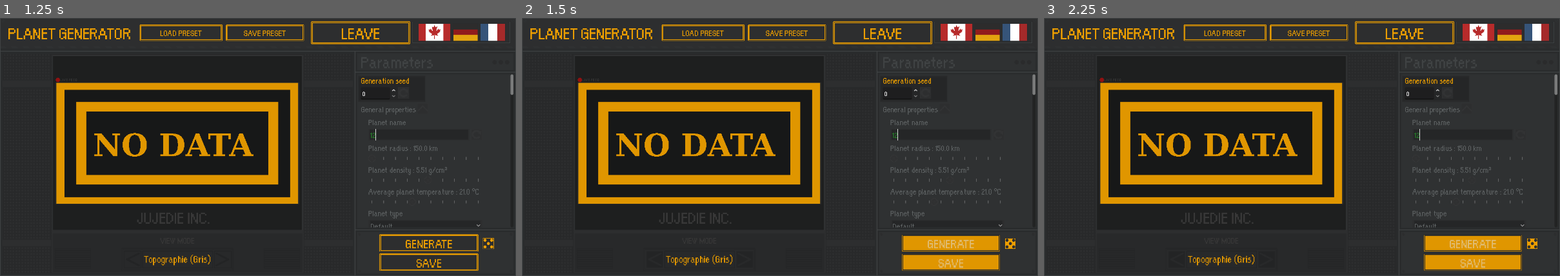
Above: before the commit, frames 1-3 (left to right).
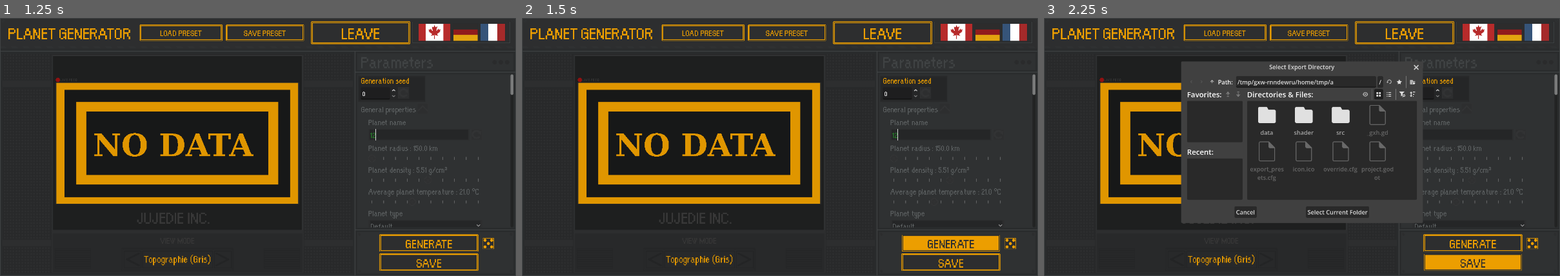
Above: after the commit, the same moments.

Repository: Jujedie/PlanetGenerator
Game: Godot game, scene res://data/scn/master.tscn
Same seed, same stepped clock (60 frames per second), same inputs: the game is played once before the commit and once after it.
Inputs (mouse positions are in pixels of both pictures, inside the frame that each line leads up to):
- Up to frame 1 (1.25 s): click (417, 134) at 0.52 s; type "12" at 0.6 s
- Up to frame 2 (1.5 s): click "GENERATE" at 1.25 s
- Up to frame 3 (2.25 s): click (1472, 263) at 2 s, where only the run after the commit has a clickable "SAVE"

Frame 1 is identical in both runs. In frame 2, 1.5% of the frame differs, in the area x 73-96%, y 85-98%; in frame 3, 15%, in the area x 26-96%, y 17-97%.

Commit message:
feat(gpu): Améliorer la gestion des ressources GPU avec un nettoyage centralisé et un device partagé

Diff:
--- a/src/classes/classes_gpu/gpu_context.gd
+++ b/src/classes/classes_gpu/gpu_context.gd
@@ -1,5 +1,10 @@
 extends RefCounted
 class_name GPUContext
+
+# Conserver un seul device Vulkan local pour toute l'application. Certains
+# pilotes imposent une limite pratique au nombre de créations/destructions
+# successives, même quand tous les RIDs ont été correctement libérés.
+static var _shared_rd: RenderingDevice = null
 
 # === CONSTANTES DE CONFIGURATION ===
 const FORMAT_STATE = RenderingDevice.DATA_FORMAT_R32G32B32A32_SFLOAT
@@ -74,10 +79,17 @@
 var pipelines: Dictionary = {}
 var uniform_sets: Dictionary = {}
 var resolution: Vector2i
+var _cleaned_up: bool = false
 
 func _init(resolution_param: Vector2i) -> void:
 	self.resolution = resolution_param
-	rd = RenderingServer.create_local_rendering_device()
+
+	if _shared_rd:
+		rd = _shared_rd
+	else:
+		rd = RenderingServer.create_local_rendering_device()
+		if rd:
+			_shared_rd = rd
 
 	if not rd:
 		push_error("❌ FATAL: Impossible de créer le RenderingDevice local")
@@ -967,10 +979,15 @@
 	return rd.texture_get_data(textures[tex_id], 0)
 
 # === NETTOYAGE ===
-func _exit_tree() -> void:
+func cleanup() -> void:
+	"""Libère les RIDs et la référence au RenderingDevice une seule fois."""
+	if _cleaned_up:
+		return
+	_cleaned_up = true
+
 	# Vérifier que le RenderingDevice est toujours valide
 	if not rd:
-		print("⚠️ RenderingDevice déjà libéré, skip cleanup")
+		print("⚠️ RenderingDevice déjà libéré, nettoyage ignoré")
 		return
 
 	# Libérer les ressources dans l'ordre inverse de création
@@ -998,4 +1015,18 @@
 			rd.free_rid(rid)
 	textures.clear()
 
+	# Le device partagé reste vivant pour la prochaine génération ; seule la
+	# référence de ce contexte terminé est relâchée.
+	rd = null
+
 	print("✅ Ressources GPU libérées proprement")
+
+
+## Alias conservé pour les anciens appels internes.
+func _exit_tree() -> void:
+	cleanup()
+
+
+## À appeler uniquement après le nettoyage du dernier GPUContext actif.
+static func shutdown_shared_device() -> void:
+	_shared_rd = null
--- a/src/classes/classes_gpu/orchestrator.gd
+++ b/src/classes/classes_gpu/orchestrator.gd
@@ -15,6 +15,7 @@
 
 var resolution: Vector2i
 var generation_params: Dictionary
+var _cleaned_up: bool = false
 
 # SSBO pour comptage de pixels par composante (water classification)
 var water_counter_buffer: RID = RID()
@@ -4561,29 +4562,41 @@
 ##
 ## Détruit manuellement les RIDs des textures, pipelines, shaders et uniform sets
 ## via [method RenderingDevice.free_rid] pour éviter les fuites de VRAM.
-func cleanup():
+func cleanup() -> void:
 	"""Nettoyage manuel - appeler avant de détruire l'orchestrateur"""
+	if _cleaned_up:
+		return
+	_cleaned_up = true
 
 	if not rd:
-		push_warning("[Orchestrator] RD is null, skipping cleanup")
+		gpu = null
 		return
 
 	print("[Orchestrator] 🧹 Nettoyage des ressources persistantes...")
 
-	gpu._exit_tree()
+	# S'assurer qu'aucune commande n'utilise encore les ressources que nous
+	# allons libérer. C'est indispensable avant de remplacer un device local.
+	rd.submit()
+	rd.sync()
+
+	# Les uniform sets doivent disparaître avant le sampler qu'ils référencent.
+	if gpu:
+		gpu.cleanup()
+
+	if _linear_sampler.is_valid():
+		rd.free_rid(_linear_sampler)
+		_linear_sampler = RID()
+
+	if water_counter_buffer.is_valid():
+		rd.free_rid(water_counter_buffer)
+		water_counter_buffer = RID()
+
+	# Relâcher les références propres à cet orchestrateur. GPUContext conserve
+	# un device partagé pour éviter les create/destroy Vulkan successifs.
+	gpu = null
+	rd = null
 
 	print("[Orchestrator] ✅ Ressources libérées")
-
-## Intercepte la suppression de l'objet pour forcer le nettoyage.
-##
-## Garantit que [method cleanup] est appelée même si le script est libéré brusquement.
-##
-## @param what: Type de notification Godot.
-func _notification(what: int) -> void:
-	"""Nettoyage automatique quand l'objet est détruit"""
-	if what == NOTIFICATION_PREDELETE:
-		# cleanup()  # Commented out to prevent null instance error
-		pass
 
 ## Copie une texture vers une autre (pour résoudre les problèmes de ping-pong)
 func _copy_texture(src: RID, dst: RID, width: int, height: int) -> void:
--- a/src/classes/classes_io/planetGenerator.gd
+++ b/src/classes/classes_io/planetGenerator.gd
@@ -21,6 +21,7 @@
 
 # Generation parameters (compiled from UI)
 var generation_params: Dictionary = {}
+var _cleaned_up: bool = false
 
 ## Constructeur de la classe PlanetGenerator.
 ##
@@ -68,7 +69,7 @@
 	"""Initialize GPU acceleration if available"""
 
 	var gpu_context = GPUContext.new(generation_params["resolution"])
-	if not gpu_context or not gpu_context.rd and not gpu_context.shaders:
+	if not gpu_context or not gpu_context.rd:
 		push_warning("[PlanetGenerator] GPUContext or RD not available")
 		use_gpu_acceleration = false
 		return
@@ -102,7 +103,7 @@
 ##
 ## Démarre le processus de génération. Selon la configuration interne,
 ## cette méthode initie la séquence GPU ([method generate_planet_gpu]).
-func generate_planet():
+func generate_planet() -> bool:
 	"""
 	Entry point - routes to GPU or CPU
 	GPU path now uses call_deferred for render thread safety
@@ -112,8 +113,10 @@
 		print("[PlanetGenerator] Starting GPU generation (render thread)...")
 		# Call on render thread instead of worker thread
 		call_deferred("_generate_planet_gpu_deferred")
+		return true
 	else:
 		print("[PlanetGenerator] Cancelling generation: GPU acceleration not available")
+		return false
 
 ## Wrapper pour l'exécution différée de la génération GPU.
 ##
@@ -286,8 +289,7 @@
 		exporter.export_maps(gpu_orchestrator.gpu, output_dir, generation_params)
 
 		# Cleanup GPU resources after export
-		gpu_orchestrator.cleanup()
-		gpu_orchestrator = null
+		cleanup()
 
 	print("[PlanetGenerator] Export complete")
 
@@ -295,6 +297,21 @@
 func save_maps():
 	"""Legacy save to default directory"""
 	export_to_directory(cheminSauvegarde)
+
+
+## Libère explicitement toutes les ressources GPU propres à cette planète
+## avant qu'un nouveau générateur soit construit. La méthode est idempotente
+## afin que sauvegarde, remplacement et fermeture puissent tous l'appeler.
+func cleanup() -> void:
+	if _cleaned_up:
+		return
+	_cleaned_up = true
+
+	if gpu_orchestrator:
+		gpu_orchestrator.cleanup()
+		gpu_orchestrator = null
+
+	use_gpu_acceleration = false
 
 ## Retourne la liste des chemins de fichiers des cartes générées.
 ##
@@ -367,15 +384,3 @@
 		dir.remove(file_name)
 		file_name = dir.get_next()
 	dir.list_dir_end()
-
-## Gestionnaire de notifications système Godot.
-##
-## Intercepte [constant Node.NOTIFICATION_PREDELETE] pour assurer le nettoyage
-## propre des ressources GPU (via [method GPUOrchestrator.cleanup]) lors de la destruction de l'objet.
-##
-## @param what: L'identifiant de la notification.
-func _notification(what: int) -> void:
-	if what == NOTIFICATION_PREDELETE:
-		if gpu_orchestrator:
-			gpu_orchestrator.cleanup()
-			gpu_orchestrator = null
--- a/src/scenes/master.gd
+++ b/src/scenes/master.gd
@@ -83,16 +83,22 @@
 	# UI Gather Data
 	var nom          = get_node(CATEGORIES_PATHS["GENERAL"]+"Planet_Name_Param/HBoxContainer/LineEdit")
 	var lblMapStatus = $"ImageFrame/LabelNomMap"
+	var generation_params = _compile_generation_params()
 
 	# Reset state
 	maps      = []
 	map_index = 0
 	$"ImageFrame/ImageMenu/Control Images/Frame Map/Map".texture = load("res://data/img/UI/no_data.png")
 
+	# Le constructeur du nouveau générateur acquiert immédiatement le device
+	# partagé et alloue ses textures. Libérer l'ancienne planète AVANT d'évaluer
+	# PlanetGenerator.new() empêche le chevauchement de deux jeux de ressources.
+	_release_planet_generator()
+
 	# Initialize Generator
 	planetGenerator = PlanetGenerator.new(
 		nom.text,
-		_compile_generation_params(),
+		generation_params,
 		"user://temp/",
 		lblMapStatus,
 	)
@@ -102,10 +108,21 @@
 
 	print("Génération de la planète : " + nom.text)
 
-	planetGenerator.generate_planet()
-
-	# Disable UI
-	_set_buttons_enabled(false)
+	var generation_started = planetGenerator.generate_planet()
+
+	# Ne pas bloquer l'interface si l'initialisation GPU a tout de même échoué.
+	_set_buttons_enabled(not generation_started)
+
+
+func _release_planet_generator() -> void:
+	if planetGenerator:
+		planetGenerator.cleanup()
+		planetGenerator = null
+
+
+func _exit_tree() -> void:
+	_release_planet_generator()
+	GPUContext.shutdown_shared_device()
 
 func _on_planetGenerator_finished() -> void:
 	call_deferred("_on_planetGenerator_finished_main")
